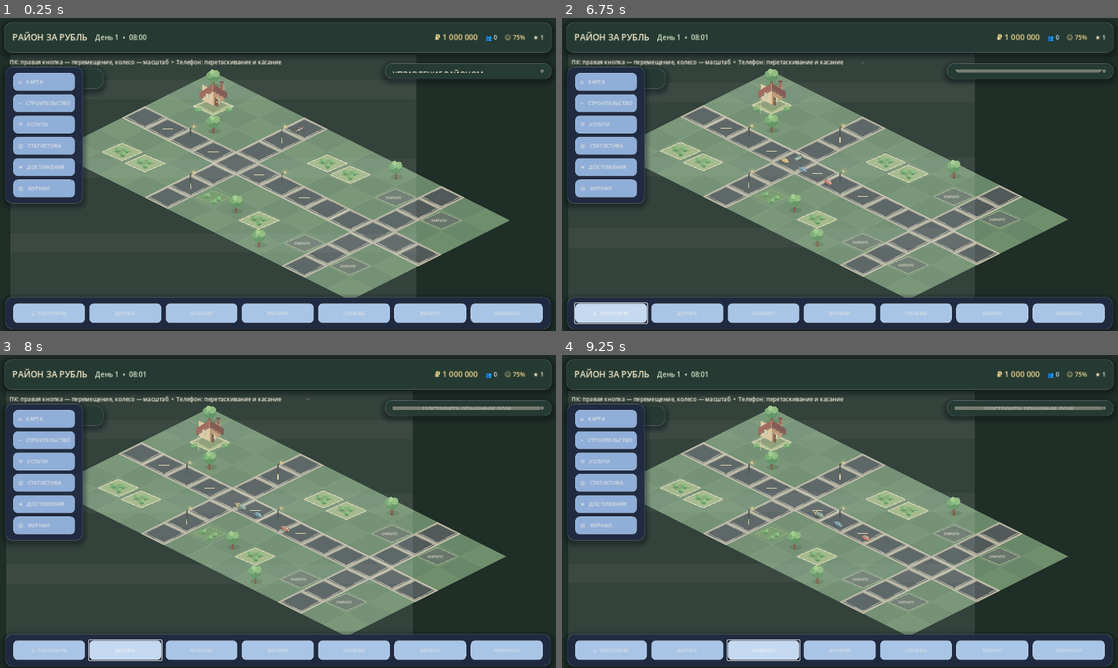
Above: before the commit, frames 1-4 (two rows, left to right).
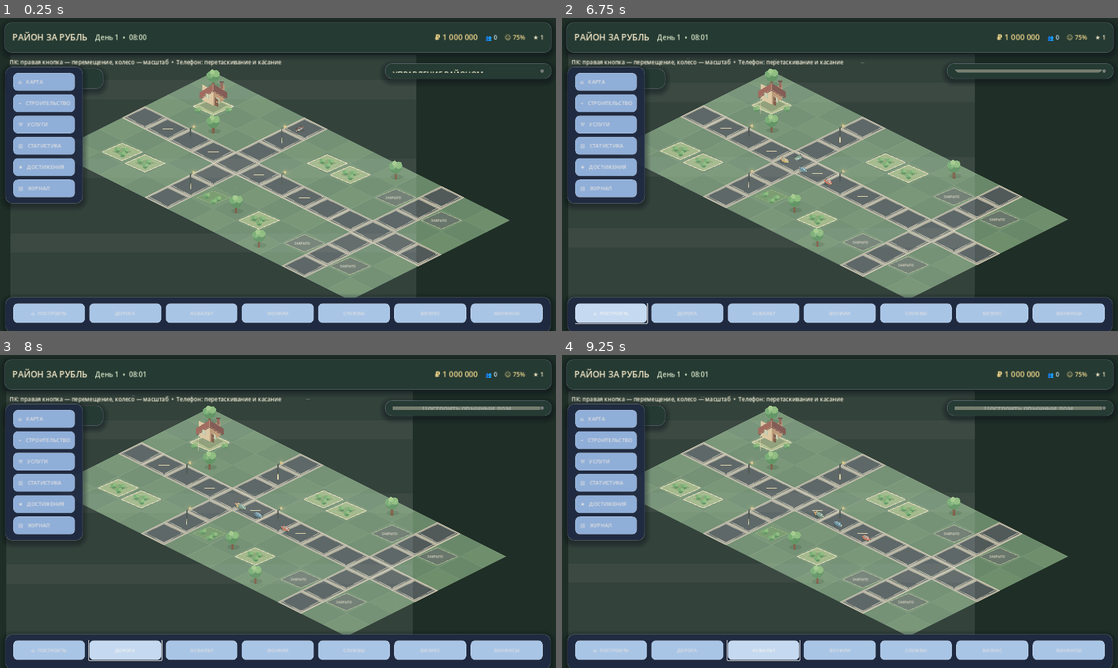
Above: after the commit, the same moments.

Repository: wellbi-creator/rayon-za-rubl
Game: Godot game, scene res://scenes/main.tscn
Two runs of this game, one before a commit and one after it. Both use one fixed random seed, a clock stepped at 60 frames per second and the inputs below.
Inputs (mouse positions are in pixels of both pictures, inside the frame that each line leads up to):
- Up to frame 1 (0.25 s): no input
- Up to frame 2 (6.75 s): move the mouse to (962, 158) at 0.52 s; hold D 0.53-1.25 s; click (962, 158) at 0.67 s; click "⌂ КАРТА" at 1.25 s; click "⌁ СТРОИТЕЛЬСТВО" at 2 s; click "⚒ УСЛУГИ" at 2.75 s; click "▥ СТАТИСТИКА" at 3.5 s; click "★ ДОСТИЖЕНИЯ" at 4.25 s; click "▤ ЖУРНАЛ" at 5 s; click "Обычный дом — 10 минут" at 5.75 s; click "⌂ ПОСТРОИТЬ" at 6.5 s
- Up to frame 3 (8 s): click "ДОРОГА" at 7.25 s
- Up to frame 4 (9.25 s): click "Обычный дом — 10 минут" at 8 s; click "АСФАЛЬТ" at 8.75 s

The runs differ from the first frame. In frame 1, 0.4% of the frame differs, in the area x 1-99%, y 97-100%; in frame 2, 0.5%, in the area x 1-99%, y 90-100%; in frame 3, 0.5%; in frame 4, 0.5%.

Commit message:
M6.2: make quickbar horizontally scrollable and avoid panel overlap

Diff:
--- a/scripts/main.gd
+++ b/scripts/main.gd
@@ -384,9 +384,15 @@
 	quickbar_panel.offset_bottom = -12
 	quickbar_panel.add_theme_stylebox_override("panel", _panel_style(Color("#202b42"), 0.94))
 	root.add_child(quickbar_panel)
+	var quickbar_scroll := ScrollContainer.new()
+	quickbar_scroll.horizontal_scroll_mode = ScrollContainer.SCROLL_MODE_AUTO
+	quickbar_scroll.vertical_scroll_mode = ScrollContainer.SCROLL_MODE_DISABLED
+	quickbar_scroll.size_flags_horizontal = Control.SIZE_EXPAND_FILL
+	quickbar_panel.add_child(quickbar_scroll)
 	var quickbar := HBoxContainer.new()
 	quickbar.add_theme_constant_override("separation", 9)
-	quickbar_panel.add_child(quickbar)
+	quickbar.size_flags_horizontal = Control.SIZE_EXPAND_FILL
+	quickbar_scroll.add_child(quickbar)
 	_add_quickbar_button(quickbar, "⌂  ПОСТРОИТЬ", _on_navigation_build_pressed)
 	_add_quickbar_button(quickbar, "ДОРОГА", _on_road_tool_pressed)
 	_add_quickbar_button(quickbar, "АСФАЛЬТ", _on_road_asphalt_pressed)
@@ -1389,7 +1395,7 @@
 func _add_quickbar_button(container: HBoxContainer, caption: String, action: Callable) -> void:
 	var button := Button.new()
 	button.text = caption
-	button.custom_minimum_size = Vector2(0, 46)
+	button.custom_minimum_size = Vector2(112, 46)
 	button.size_flags_horizontal = Control.SIZE_EXPAND_FILL
 	button.add_theme_font_size_override("font_size", 11)
 	button.add_theme_stylebox_override("normal", _button_style(Color("#a9c5e6")))
@@ -1433,7 +1439,7 @@
 		district_panel.offset_left = -panel_width - 10.0
 		district_panel.offset_top = 82.0 if compact else 104.0
 		district_panel.offset_right = -10.0
-		district_panel.offset_bottom = -10.0
+		district_panel.offset_bottom = -84.0
 
 func _panel_style(color: Color, alpha: float) -> StyleBoxFlat:
 	var style := StyleBoxFlat.new()
